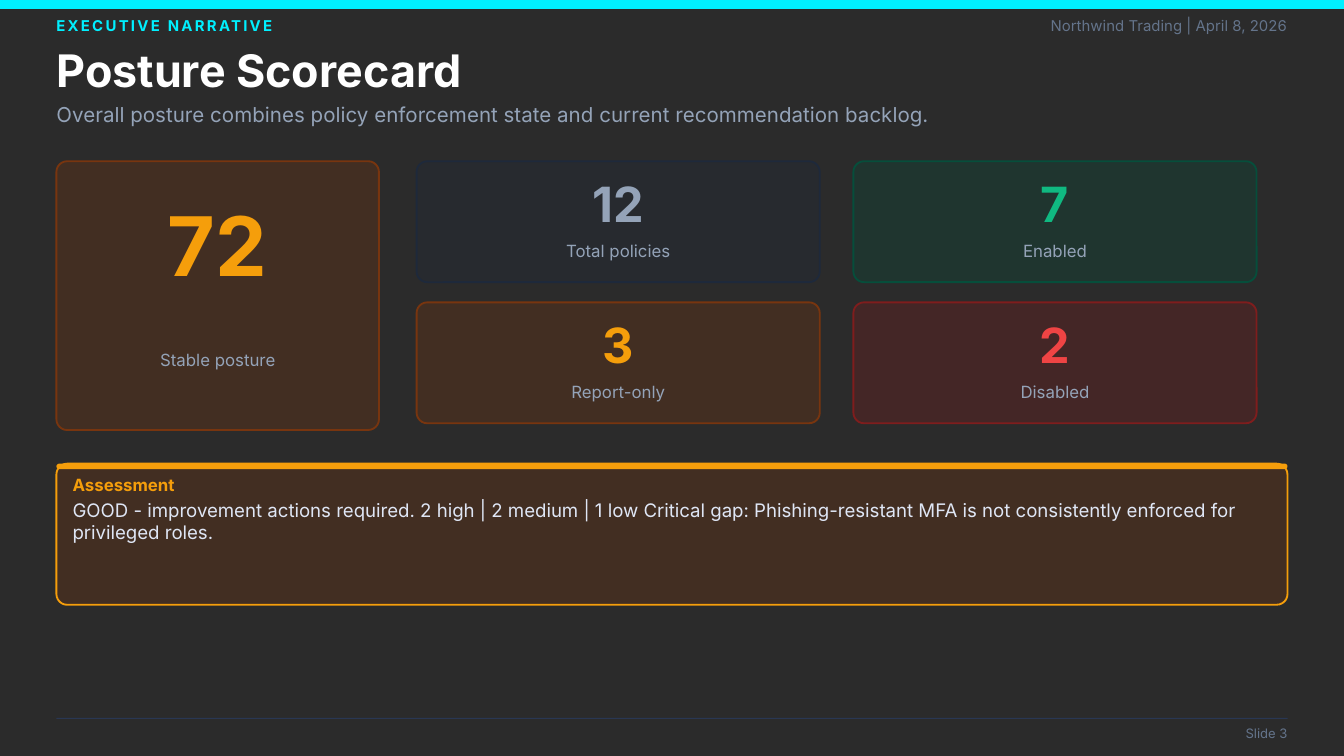
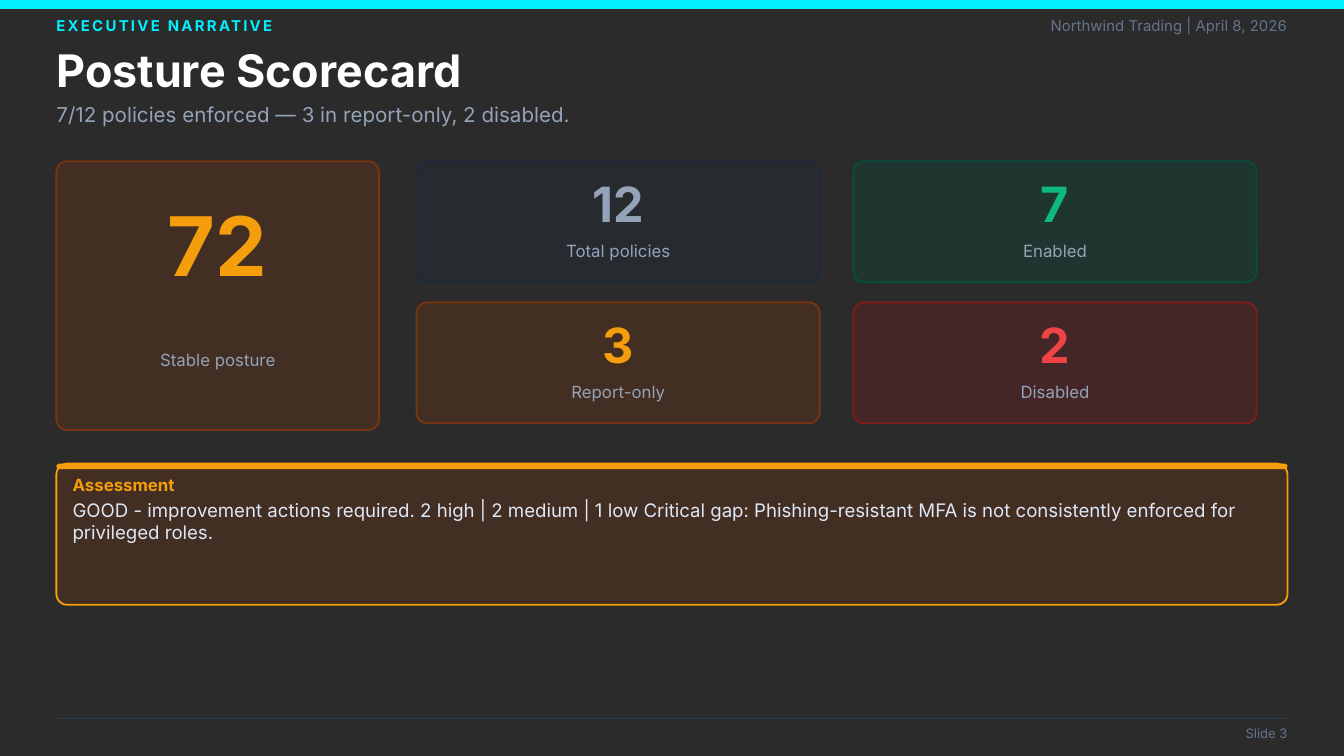
Before and after one commit to laroy-sh/ca-presentation, a slide deck: slide 3 of examples/sample/CA_Security_Posture_Report.sample.pptx. Drawn at 1344x756 pixels with LibreOffice and Linux fonts; fonts in the diff are those of the drawing; background and template pictures are left out; a plain dark background stands for a picture behind light text. Boxes give left, top, right and bottom in pixels: in the first picture for what was removed or moved away, otherwise in the second. Text is boxed around its words. In the diff, an @@ line names an element or a change of style, - is before the commit and + after.

```diff
--- a/examples/sample/CA_Security_Posture_Report.sample.pptx
+++ b/examples/sample/CA_Security_Posture_Report.sample.pptx
@@ text at bbox=[56, 106, 570, 126]: text changed @@
-Overall posture combines policy enforcement state and current recommendation backlog.
+7/12 policies enforced — 3 in report-only, 2 disabled.
```
Also in this commit, not shown: 8 other slides changed, 11 other files.
